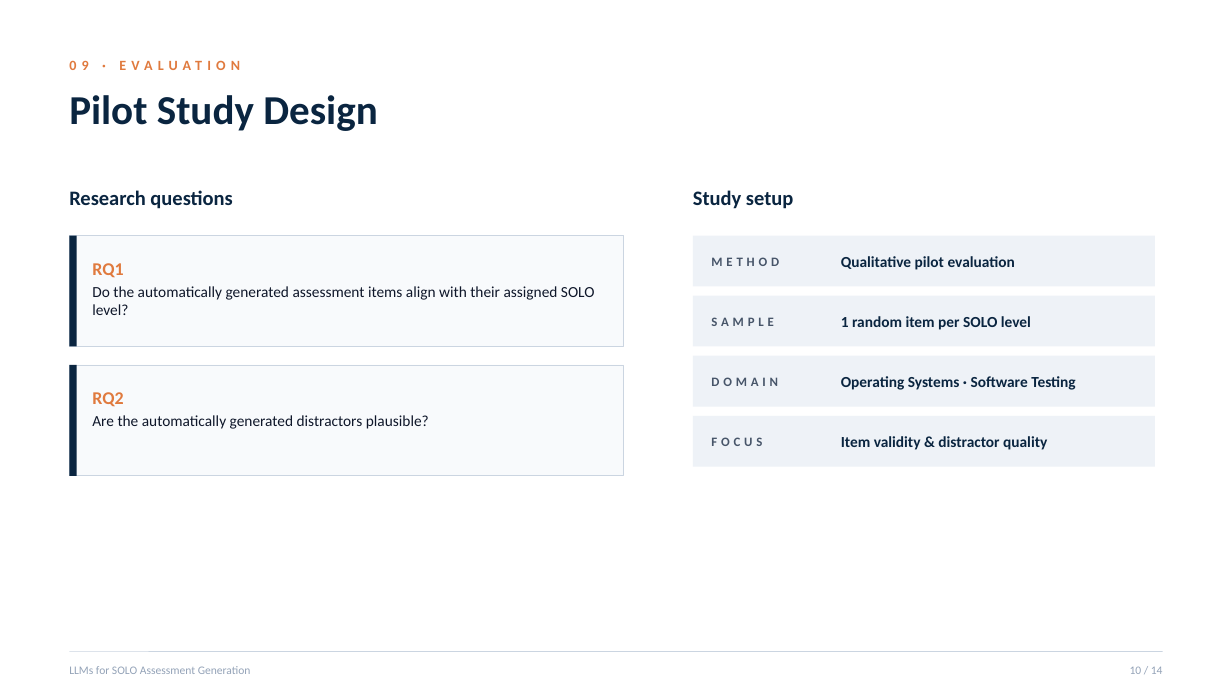
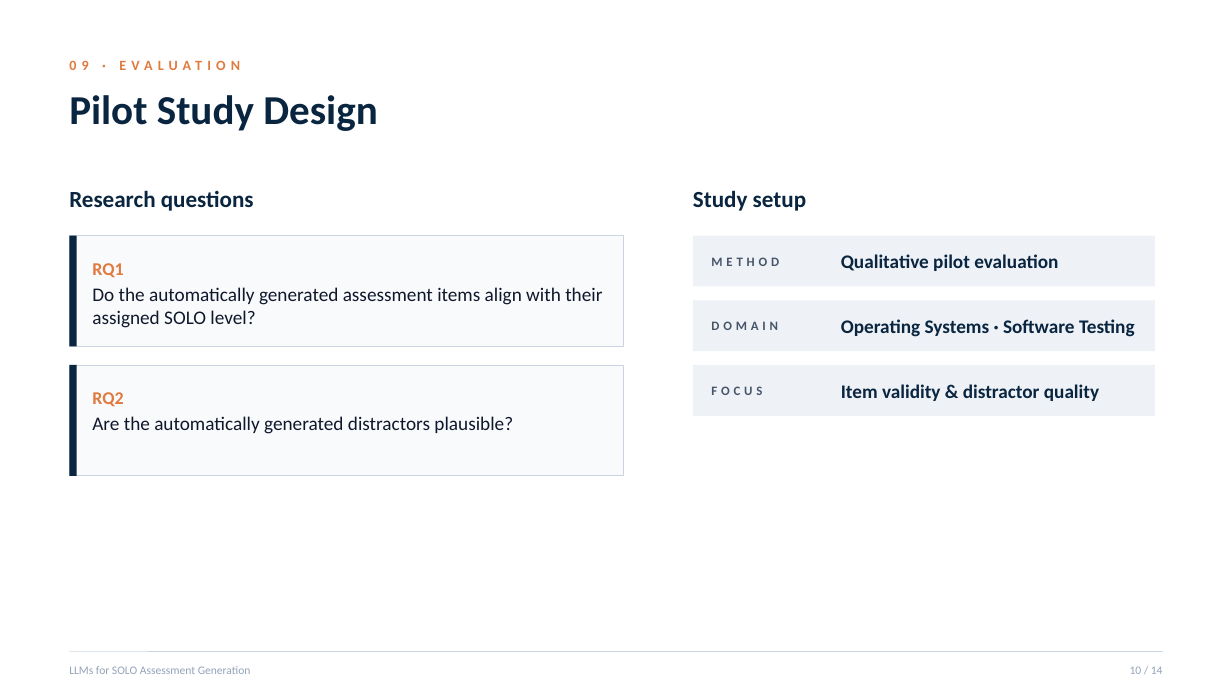
Before and after one commit to urospetraskovic/ObrazovniSoftProjekat, a slide deck: slide 10 of Project/Paper/SOLO_LLM_Assessment_Presentation.pptx. Drawn at 1232x693 pixels with LibreOffice and Linux fonts; fonts in the diff are those of the drawing. Boxes give left, top, right and bottom in pixels: in the first picture for what was removed or moved away, otherwise in the second. Text is boxed around its words. In the diff, an @@ line names an element or a change of style, - is before the commit and + after.

```diff
--- a/Project/Paper/SOLO_LLM_Assessment_Presentation.pptx
+++ b/Project/Paper/SOLO_LLM_Assessment_Presentation.pptx
@@ text "Research questions" at (x1=69, y1=190, x2=254, y2=211): size 16 to 18 pt @@
@@ text "Study setup" at (x1=693, y1=190, x2=806, y2=211): size 16 to 18 pt @@
@@ rectangle removed at (x1=693, y1=296, x2=1155, y2=347) @@
@@ 2 texts, 1 rectangle moved together from (x1=693, y1=356, x2=1155, y2=407) to (x1=693, y1=300, x2=1155, y2=351) @@
@@ text removed at (x1=711, y1=317, x2=774, y2=326) @@
-SAMPLE
@@ size 12 to 15 pt in 5 elements at (x1=92, y1=287, x2=602, y2=328), (x1=92, y1=416, x2=513, y2=434), (x1=841, y1=254, x2=1058, y2=271), (x1=841, y1=384, x2=1099, y2=401), (x1=841, y1=319, x2=1135, y2=337) @@
@@ text removed at (x1=841, y1=316, x2=1031, y2=330) @@
-1 random item per SOLO level
@@ 2 texts, 1 rectangle moved together from (x1=693, y1=416, x2=1155, y2=467) to (x1=693, y1=365, x2=1155, y2=416) @@
```
Also in this commit, not shown: 10 other slides changed, 1 slide added, 1 slide removed, 1 other file.
